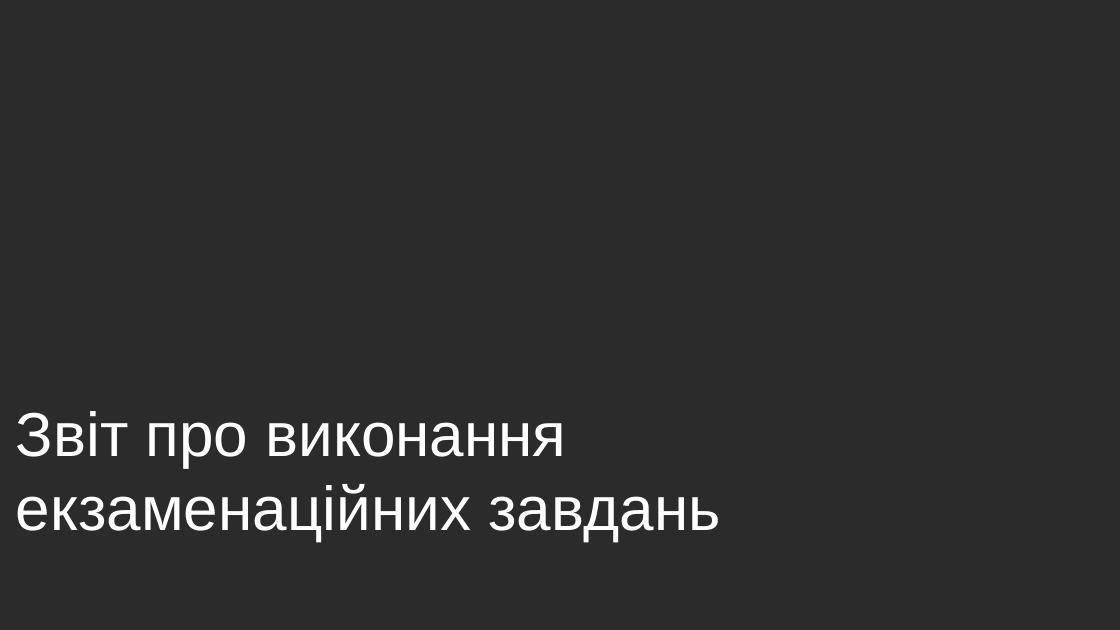
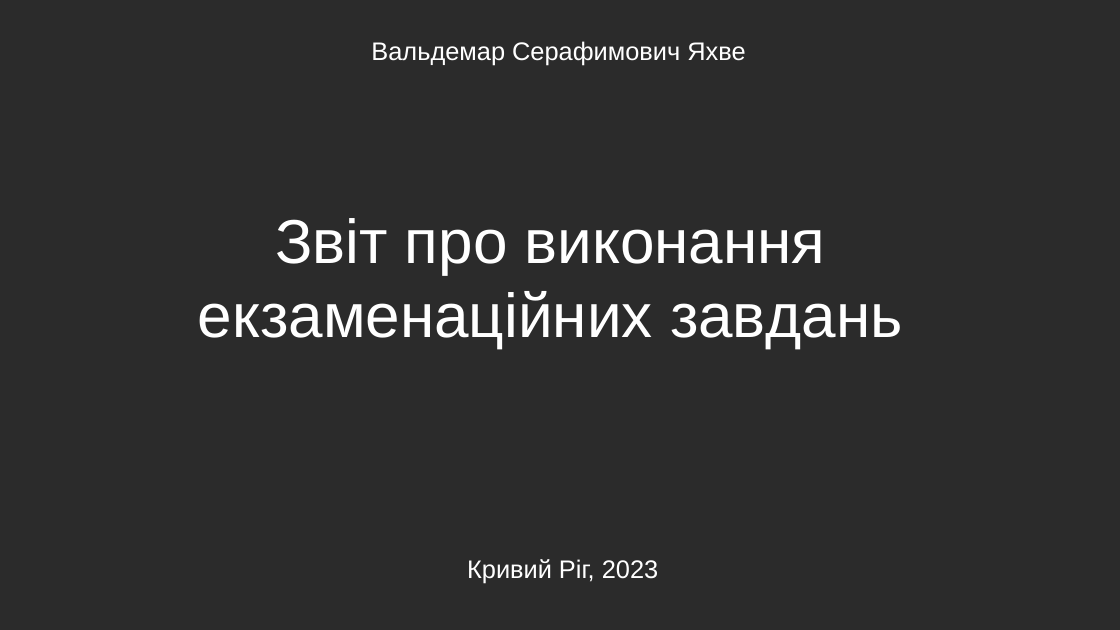
Before and after one commit to semerikov2024/i20, a slide deck: slide 1 of Bank Marketing/presentation.odp. Drawn at 1120x630 pixels with LibreOffice and Linux fonts; fonts in the diff are those of the drawing; background and template pictures are left out; a plain dark background stands for a picture behind light text. Boxes give left, top, right and bottom in pixels: in the first picture for what was removed or moved away, otherwise in the second. Text is boxed around its words. In the diff, an @@ line names an element or a change of style, - is before the commit and + after.

```diff
--- a/Bank Marketing/presentation.odp
+++ b/Bank Marketing/presentation.odp
@@ text added at <box>371,41,745,66</box>, 18 pt, text #FFFFFF @@
+Вальдемар Серафимович Яхве
@@ title "Звіт про виконання екзаменаційних завдань": place and size @@
-title "Звіт про виконання екзаменаційних завдань" at <box>16,411,721,541</box>
+title "Звіт про виконання екзаменаційних завдань" at <box>198,218,903,349</box>
@@ title "Звіт про виконання екзаменаційних завдань" at <box>198,218,903,349</box>: alignment left to centre @@
@@ text added at <box>467,559,658,584</box>, 18 pt, text #FFFFFF @@
+Кривий Ріг, 2023
```
Also in this commit, not shown: 8 slides added, 1 slide removed, 6 other files.
